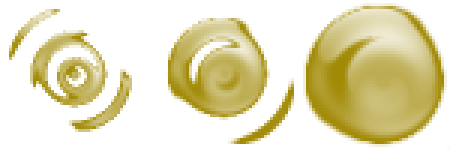
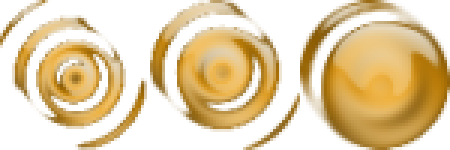
The second 450x150 image is a revision of the first. Changes to its layers:
removed layer "etape3" over (303, 3, 450, 150)
renamed "etape1" to "Copie de Copie de Arrière-plan", moved it above "Copie de Arrière-plan", painted on it over (0, 0, 147, 150)
renamed "etape2" to "Copie de Arrière-plan", painted on it over (150, 0, 300, 150)
painted on "Arrière-plan" over (300, 0, 450, 150)
